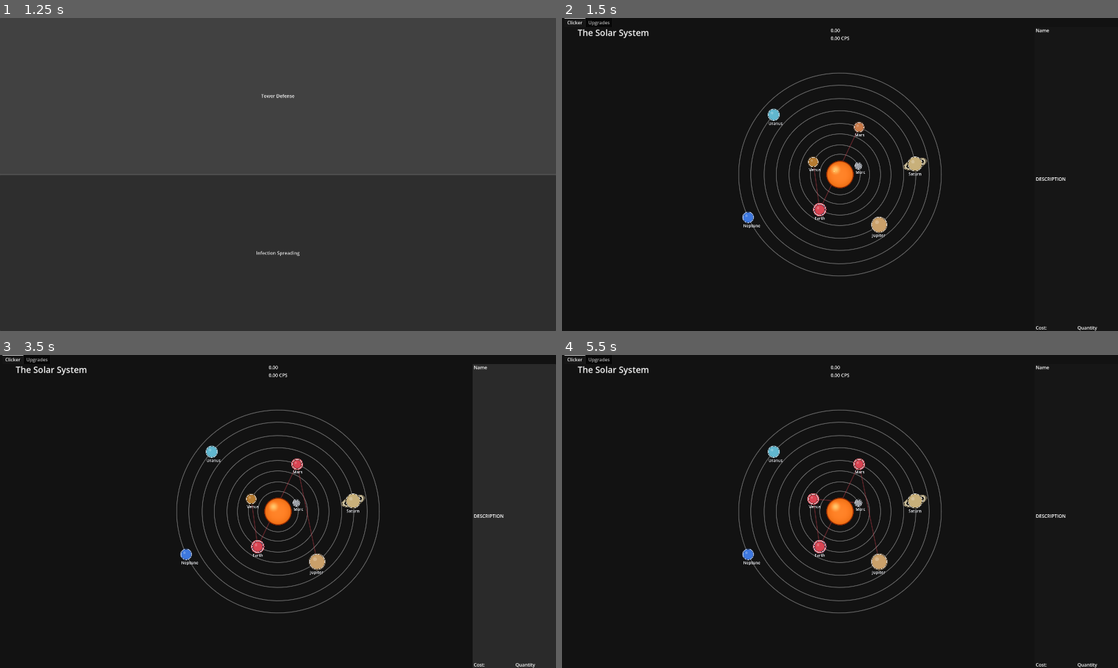
Above: before the commit, frames 1-4 (two rows, left to right).
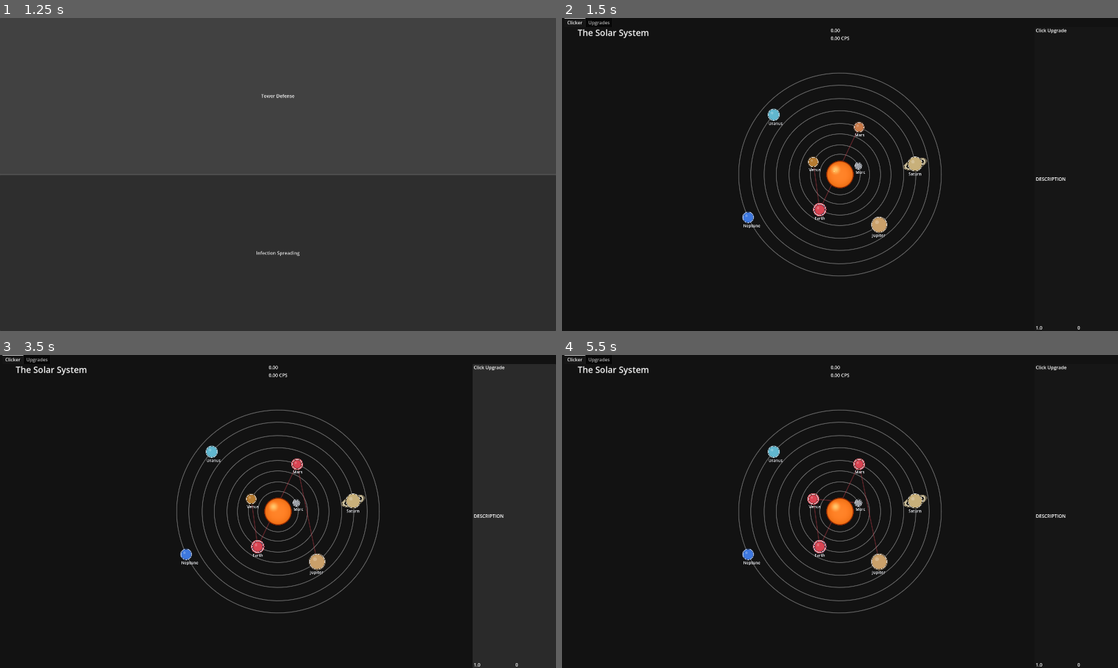
Above: after the commit, the same moments.

Repository: jphulse/591-resource-management
Game: Godot game, scene res://main_menu/main_menu.tscn
Same seed, same stepped clock (60 frames per second), same inputs: the game is played once before the commit and once after it. The project has no main scene, so this scene is started directly. The engine's default icon, where the game draws it, is replaced by a stand-in: a white triangle on a blue panel in a dark square.
Inputs (mouse positions are in pixels of both pictures, inside the frame that each line leads up to):
- Up to frame 1 (1.25 s): click "Tower Defense" at 0.5 s
- Up to frame 2 (1.5 s): click "Infection Spreading" at 1.25 s
- Up to frame 3 (3.5 s): click (511, 514) at 2 s; click (511, 514) at 2.75 s
- Up to frame 4 (5.5 s): click (1073, 514) at 3.5 s; tap Enter at 4.25 s; move the mouse to (856, 502) at 4.27 s; click (856, 502) at 4.42 s; tap Space at 5 s; move the mouse to (812, 498) at 5.02 s; click (812, 498) at 5.17 s

Frame 1 is identical in both runs. In frame 2, 0.1% of the frame differs, in the area x 85-97%, y 3-100%; in frame 3, 0.1%; in frame 4, 0.1%.

Commit message:
clicker upgrades

Diff:
--- a/infection_spreading/clicker/clicker.gd
+++ b/infection_spreading/clicker/clicker.gd
@@ -3,6 +3,8 @@
 #region Exported vars
 ## Array of passives, mostly exported for testing
 @export var passives : Array[PlaguePassive] = []
+
+@export var clicker_passive : PlaguePassive
 #endregion
 
 #region Local fields
@@ -43,6 +45,10 @@
 var infection_is_active : bool = false
 ## Random source used to reseed the shader pattern
 var infection_rng : RandomNumberGenerator = RandomNumberGenerator.new()
+
+## Packed scene for the button scene
+var upgrade_button_scene : PackedScene = preload("uid://dqt48i3odii7u")
+
 #endregion
 
 #region onready vars
@@ -55,6 +61,8 @@
 ## Collision area used for clicking the button
 @onready var clicker_area : Area2D = %ClickerArea
 @onready var clicker_shape : CollisionShape2D = $ClickerArea/CollisionShape2D
+## Container for the upgrade buttons for the clicker game
+@onready var upgrade_container : VBoxContainer = %UpgradeContainer
 #endregion
 
 #region Mouse interactions
@@ -90,6 +98,33 @@
 #endregion
 
 #region Helper methods
+
+func _upgrade_click(item : PlaguePassive) -> void:
+	click_value += item.passive_benefit
+
+func _on_upgrade_pressed(button : ClickerPassiveButton, passive : PlaguePassive) -> void:
+	if count >= passive.cost:
+		count -= passive.cost
+		passive.buy_another()
+		button.cost = passive.cost
+		button.count = passive.count
+		if passive != clicker_passive:
+			_update_passive_clicks()
+		else:
+			_upgrade_click(passive)
+
+func _add_button(item: PlaguePassive) -> void:
+	var button : ClickerPassiveButton = upgrade_button_scene.instantiate() as ClickerPassiveButton
+	upgrade_container.add_child(button)
+	button.setup(item)
+	button.pressed.connect(_on_upgrade_pressed.bind(button, item))
+
+func _initialize_buttons() -> void:
+	_add_button(clicker_passive)
+	for i : PlaguePassive in passives:
+		_add_button(i)
+
+
 ## Keeps the click area centered on top of the button visual
 func _sync_clicker_area() -> void:
 	var viewport_center : Vector2 = get_viewport_rect().size * 0.5
@@ -180,8 +215,15 @@
 	return ret_val
 #endregion
 
+#region public methods
+func add_new_passive(passive : PlaguePassive) -> void:
+	if not passives.has(passive):
+		passives.append(passive)
+#endregion
+
 #region Processing
 func _ready() -> void:
+	_initialize_buttons()
 	_update_passive_clicks()
 	update_score_label()
 	update_score_per_second_label()
--- a/infection_spreading/clicker/clicker.tscn
+++ b/infection_spreading/clicker/clicker.tscn
@@ -3,15 +3,17 @@
 [ext_resource type="Script" uid="uid://bhnt3nq04fpt8" path="res://infection_spreading/clicker/clicker.gd" id="1_c8eug"]
 [ext_resource type="Script" uid="uid://bc43eqcwiux3n" path="res://infection_spreading/clicker/passive_clicker.gd" id="2_hy3xo"]
 [ext_resource type="Shader" uid="uid://cpkbqna43nsve" path="res://infection_spreading/clicker/infection_button.gdshader" id="3_8jdh8"]
-[ext_resource type="PackedScene" uid="uid://dqt48i3odii7u" path="res://infection_spreading/clicker/clicker_passive/clicker_passive_button.tscn" id="3_m3gyo"]
-[ext_resource type="Texture2D" uid="uid://c37pm1sxrecbs" path="res://icon.svg" id="5_4e6xj"]
 
 [sub_resource type="StyleBoxEmpty" id="StyleBoxEmpty_0n0fn"]
 
 [sub_resource type="Resource" id="Resource_m3gyo"]
 script = ExtResource("2_hy3xo")
-count = 1
 name = "Name"
+metadata/_custom_type_script = "uid://bc43eqcwiux3n"
+
+[sub_resource type="Resource" id="Resource_5y6s2"]
+script = ExtResource("2_hy3xo")
+name = "Click Upgrade"
 metadata/_custom_type_script = "uid://bc43eqcwiux3n"
 
 [sub_resource type="CircleShape2D" id="CircleShape2D_4aye0"]
@@ -41,6 +43,7 @@
 theme_override_styles/panel = SubResource("StyleBoxEmpty_0n0fn")
 script = ExtResource("1_c8eug")
 passives = Array[ExtResource("2_hy3xo")]([SubResource("Resource_m3gyo")])
+clicker_passive = SubResource("Resource_5y6s2")
 metadata/_tab_index = 0
 
 [node name="ClickerArea" type="Area2D" parent="." unique_id=1181639626]
@@ -111,10 +114,6 @@
 size_flags_horizontal = 3
 size_flags_vertical = 3
 
-[node name="ClickerPassiveButton" parent="PassiveVals/UpgradeContainer" unique_id=1532006861 instance=ExtResource("3_m3gyo")]
-layout_mode = 2
-sprite_texture = ExtResource("5_4e6xj")
-
 [connection signal="mouse_entered" from="ClickerArea" to="." method="_on_clicker_area_mouse_entered"]
 [connection signal="mouse_exited" from="ClickerArea" to="." method="_on_clicker_area_mouse_exited"]
 [connection signal="timeout" from="Timers/SecondTimer" to="." method="_on_second_timer_timeout"]
--- a/infection_spreading/clicker/clicker_passive/clicker_passive_button.gd
+++ b/infection_spreading/clicker/clicker_passive/clicker_passive_button.gd
@@ -1,10 +1,41 @@
 @tool
-extends Button
+class_name ClickerPassiveButton extends Button
 
 @onready var texture_icon : TextureRect = $Content/HBoxContainer/TextureRect
+@onready var name_label : Label = %NameLabel
+@onready var description_label : Label = %Description
+@onready var cost_label : Label = %Cost
+@onready var quant_label : Label = %CurrentQuantity
+var upgrade_name : String = "" :
+	set(val):
+		name_label.text = val
+		upgrade_name = val
+var upgrade_desc: String = "":
+	set(val):
+		description_label.text = val
+		upgrade_desc = val
+var cost : float = 1.0 :
+	set(val) :
+		cost_label.text = str(val)
+		cost = val
+var count : int = 0:
+	set(val):
+		quant_label.text = str(val)
+		count = val
+
 
 @export var sprite_texture : Texture2D :
 	set(val):
 		sprite_texture = val
 		if texture_icon != null:
 			texture_icon.texture = sprite_texture
+
+func _ready() -> void:
+	if sprite_texture != null:
+		texture_icon.texture = sprite_texture
+
+func setup(item : PlaguePassive) -> void:
+	upgrade_name = item.name
+	cost = item.cost
+	count = item.count
+	sprite_texture = item.sprite_texture
--- a/infection_spreading/clicker/clicker_passive/clicker_passive_button.tscn
+++ b/infection_spreading/clicker/clicker_passive/clicker_passive_button.tscn
@@ -63,6 +63,7 @@
 size_flags_horizontal = 3
 
 [node name="NameLabel" type="Label" parent="Content/HBoxContainer/VBoxContainer" unique_id=418269913]
+unique_name_in_owner = true
 custom_minimum_size = Vector2(20, 10)
 layout_mode = 2
 size_flags_vertical = 3
@@ -70,6 +71,7 @@
 autowrap_mode = 1
 
 [node name="Description" type="Label" parent="Content/HBoxContainer/VBoxContainer" unique_id=1223302842]
+unique_name_in_owner = true
 custom_minimum_size = Vector2(20, 10)
 layout_mode = 2
 size_flags_vertical = 3
@@ -80,6 +82,7 @@
 layout_mode = 2
 
 [node name="Cost" type="Label" parent="Content/HBoxContainer/VBoxContainer/HBoxContainer" unique_id=963489644]
+unique_name_in_owner = true
 custom_minimum_size = Vector2(20, 10)
 layout_mode = 2
 size_flags_horizontal = 3
@@ -88,6 +91,7 @@
 autowrap_mode = 1
 
 [node name="CurrentQuantity" type="Label" parent="Content/HBoxContainer/VBoxContainer/HBoxContainer" unique_id=347076723]
+unique_name_in_owner = true
 custom_minimum_size = Vector2(20, 10)
 layout_mode = 2
 size_flags_horizontal = 3
--- a/infection_spreading/clicker/passive_clicker.gd
+++ b/infection_spreading/clicker/passive_clicker.gd
@@ -10,6 +10,10 @@
 @export var name : String = ""
 ## The texture associated with this item
 @export var sprite_texture : Texture2D
+## The multiplier given to cost after buying one increase for superlinear scaling
+@export var cost_mult : float = 1.0
+## The amount added to cost after buying one increase for linear scaling
+@export var cost_add : float = 1.0
 
 ## Gets the passive amount (per second) gained by this item for all copies
 func get_passive_amount() -> float:
@@ -26,3 +30,9 @@
 ## Adds val to the value of each object
 func add_value(val : float) -> void:
 	passive_benefit += val
+
+
+func buy_another() -> void:
+	count += 1
+	cost += cost_add
+	cost *= cost_mult
--- /dev/null
+++ b/infection_spreading/ui/clicker_upgrades.gd
@@ -0,0 +1,11 @@
+extends Panel
+
+
+# Called when the node enters the scene tree for the first time.
+func _ready() -> void:
+	pass # Replace with function body.
+
+
+# Called every frame. 'delta' is the elapsed time since the previous frame.
+func _process(delta: float) -> void:
+	pass
--- a/infection_spreading/ui/main_ui.tscn
+++ b/infection_spreading/ui/main_ui.tscn
@@ -3,6 +3,7 @@
 [ext_resource type="Script" uid="uid://cgcs6sq0f7wgf" path="res://infection_spreading/ui/tab_container.gd" id="1_glgr5"]
 [ext_resource type="PackedScene" uid="uid://8xasmib8wj0k" path="res://infection_spreading/clicker/clicker.tscn" id="2_8v3b7"]
 [ext_resource type="Script" uid="uid://bc43eqcwiux3n" path="res://infection_spreading/clicker/passive_clicker.gd" id="3_xpojc"]
+[ext_resource type="Script" uid="uid://de7hbcn1psjwx" path="res://infection_spreading/ui/clicker_upgrades.gd" id="4_4c0v7"]
 
 [sub_resource type="StyleBoxEmpty" id="StyleBoxEmpty_1b4vf"]
 
@@ -33,7 +34,16 @@
 [node name="Upgrades" type="Panel" parent="TabContainer" unique_id=514701076]
 visible = false
 layout_mode = 2
+script = ExtResource("4_4c0v7")
 metadata/_tab_index = 1
+
+[node name="GraphEdit" type="GraphEdit" parent="TabContainer/Upgrades" unique_id=419650698]
+layout_mode = 1
+anchors_preset = 15
+anchor_right = 1.0
+anchor_bottom = 1.0
+grow_horizontal = 2
+grow_vertical = 2
 
 [connection signal="resized" from="TabContainer" to="TabContainer" method="_on_resized"]
 [connection signal="tab_changed" from="TabContainer" to="TabContainer" method="_on_tab_changed"]
Not shown, added: infection_spreading/ui/clicker_upgrades.gd.uid
